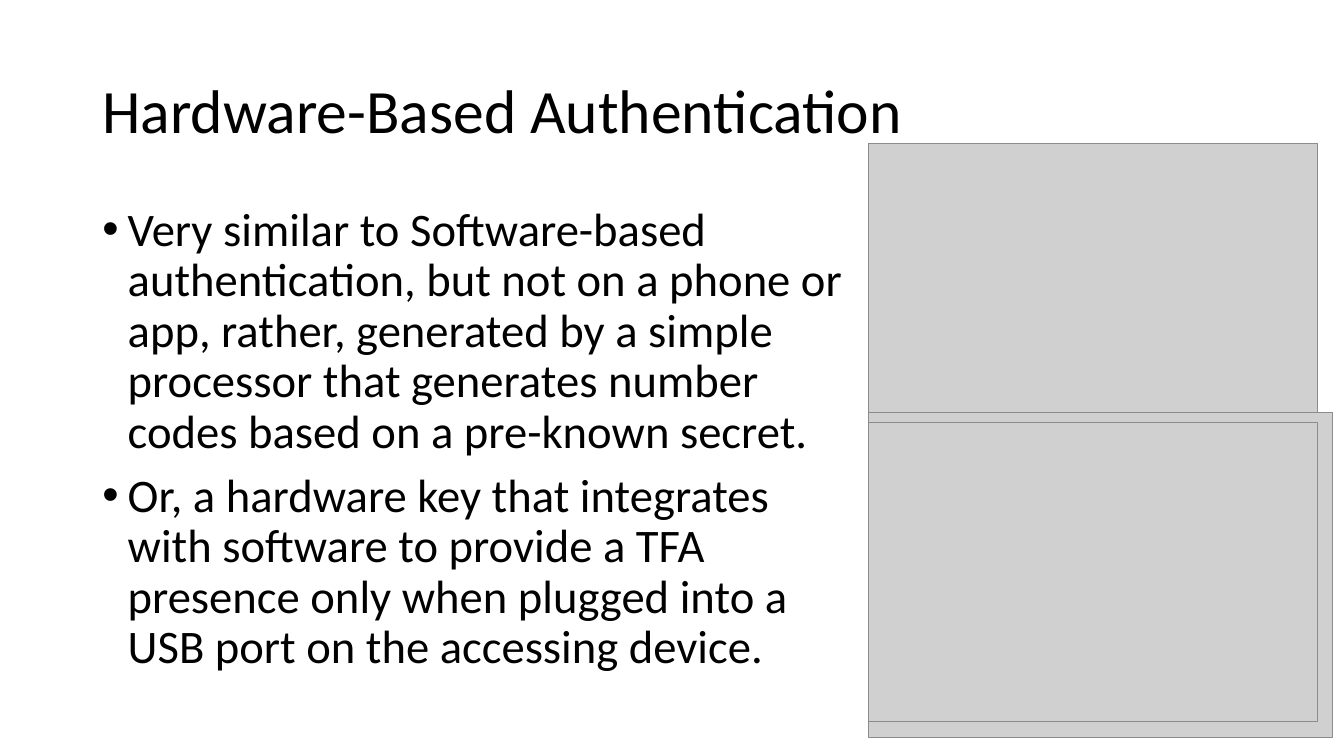
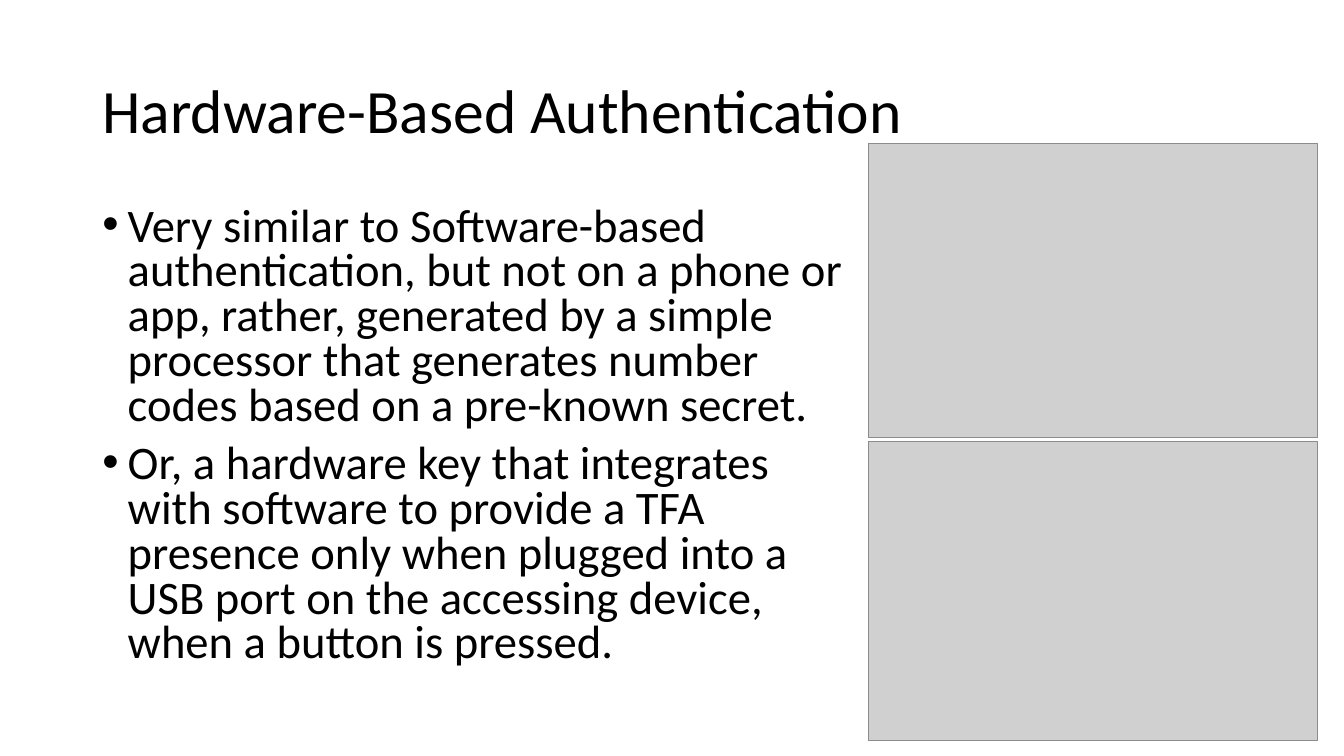
Before and after one commit to williamadba/Public-Presentations, a slide deck: slide 22 of Personal Practical Cybersecurity/Personal Practical Cybersecurity.pptx. Drawn at 1344x756 pixels with LibreOffice and Linux fonts; fonts in the diff are those of the drawing; grey boxes stand for pictures. Boxes give left, top, right and bottom in pixels: in the first picture for what was removed or moved away, otherwise in the second. Text is boxed around its words. In the diff, an @@ line names an element or a change of style, - is before the commit and + after.

```diff
--- a/Personal Practical Cybersecurity/Personal Practical Cybersecurity.pptx
+++ b/Personal Practical Cybersecurity/Personal Practical Cybersecurity.pptx
@@ text at box(128, 209, 842, 429): line spacing 0.9 to 0.8 @@
@@ picture removed at box(868, 412, 1332, 738) @@
@@ text at box(128, 446, 787, 666): text changed @@
-• Or, a hardware key that integrates with software to provide a TFA presence only when plugged into a USB port on the accessing device.
+• Or, a hardware key that integrates with software to provide a TFA presence only when plugged into a USB port on the accessing device, when a button is pressed.
@@ picture: place and size @@
-picture at box(868, 422, 1317, 722)
+picture at box(868, 442, 1317, 741)
```
Also in this commit, not shown: 18 other slides changed, 1 slide added, 1 slide removed.
